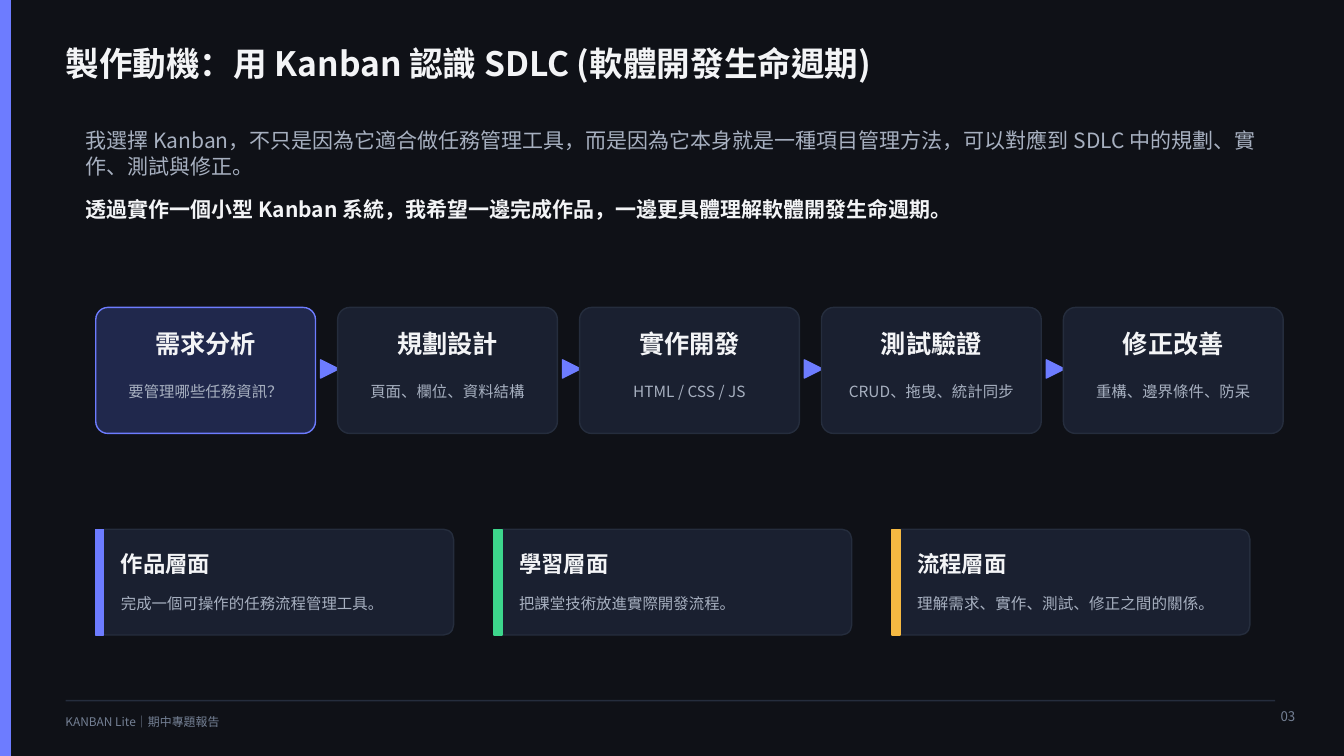
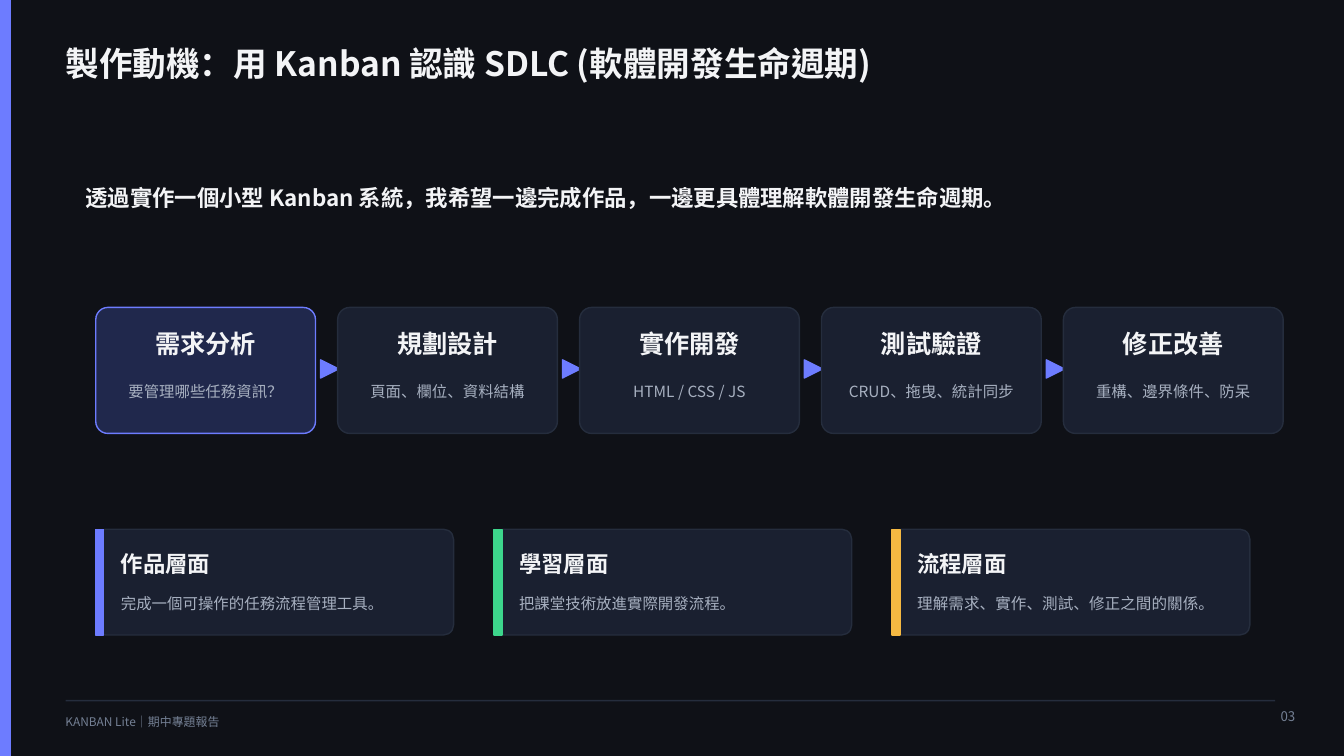
Before and after one commit to Wiston13/KANBAN_Lite, a slide deck: slide 3 of KANBAN_Lite_Slides.pptx. Drawn at 1344x756 pixels with LibreOffice and Linux fonts; fonts in the diff are those of the drawing. Boxes give left, top, right and bottom in pixels: in the first picture for what was removed or moved away, otherwise in the second. Text is boxed around its words. In the diff, an @@ line names an element or a change of style, - is before the commit and + after.

```diff
--- a/KANBAN_Lite_Slides.pptx
+++ b/KANBAN_Lite_Slides.pptx
@@ text removed at [86,130,1255,176] @@
-我選擇 Kanban，不只是因為它適合做任務管理工具，而是因為它本身就是一種項目管理方法，可以對應到 SDLC 中的規劃、實作、測試與修正。
@@ text "透過實作一個小型 Kanban 系統，我希望一邊完成作品，一邊更具體理解軟體開發生命週期。": place and size @@
-text "透過實作一個小型 Kanban 系統，我希望一邊完成作品，一邊更具體理解軟體開發生命週期。" at [86,199,952,220]
+text "透過實作一個小型 Kanban 系統，我希望一邊完成作品，一邊更具體理解軟體開發生命週期。" at [86,187,1006,209]
@@ text "透過實作一個小型 Kanban 系統，我希望一邊完成作品，一邊更具體理解軟體開發生命週期。" at [86,187,1006,209]: size 15 to 16 pt @@
```
Also in this commit, not shown: 2 other slides changed.
